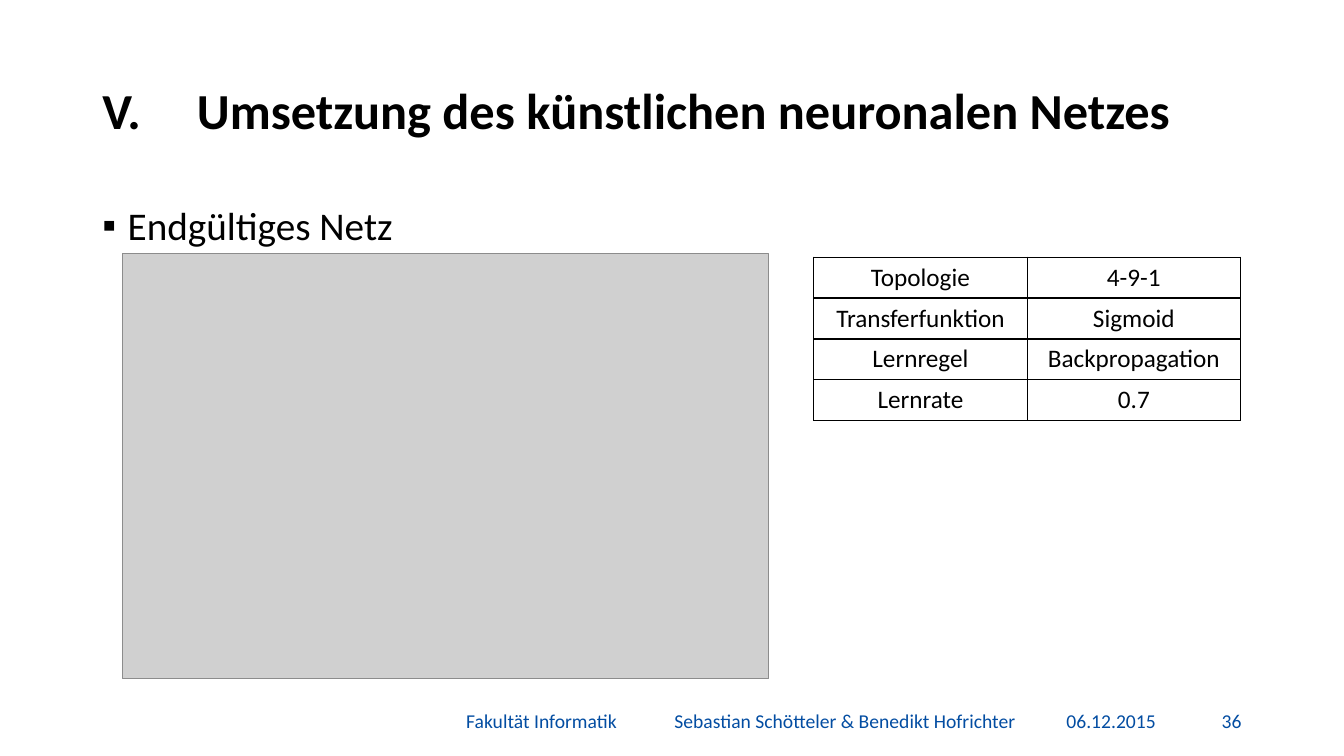
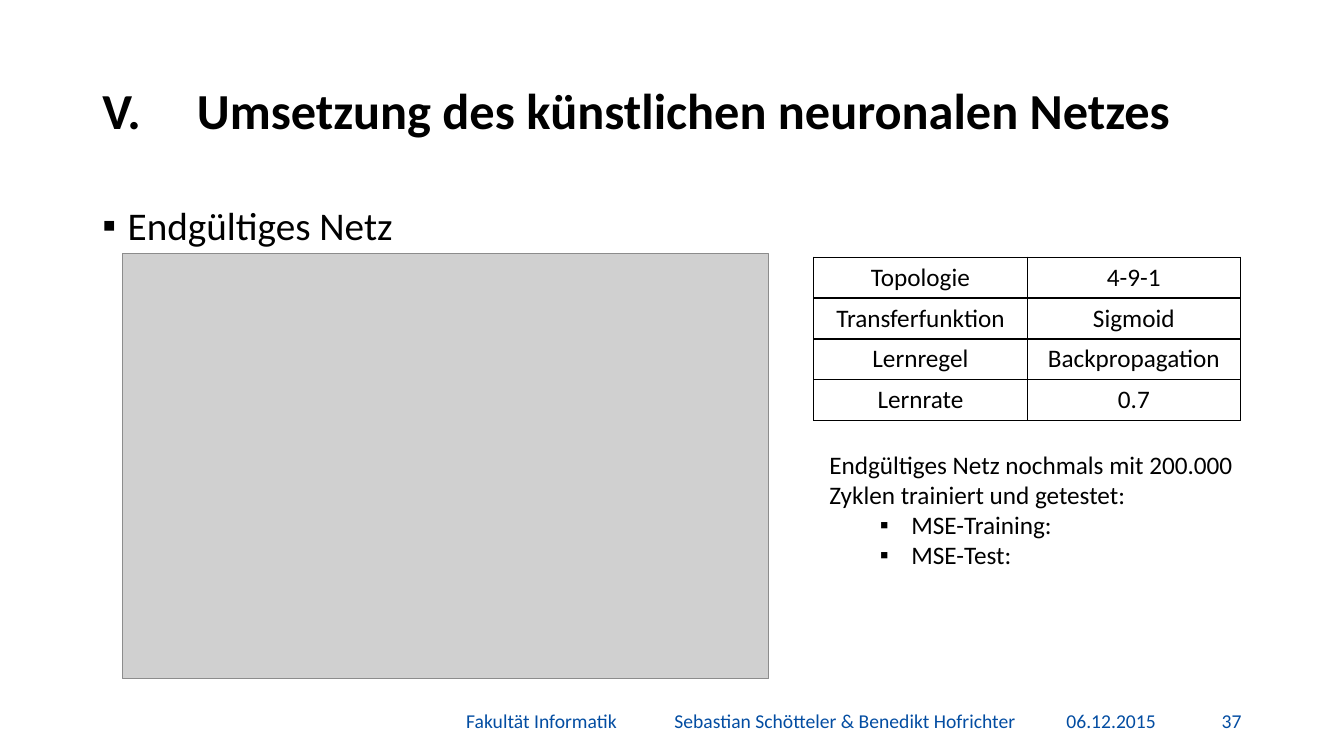
Before and after one commit to BenediktGitGit/soco15, a slide deck: slide 38 of 3b) Vortrag/Präsentation.pptx (slide 37 before the commit). Drawn at 1344x756 pixels with LibreOffice and Linux fonts; fonts in the diff are those of the drawing; grey boxes stand for pictures; background and template pictures are left out. Boxes give left, top, right and bottom in pixels: in the first picture for what was removed or moved away, otherwise in the second. Text is boxed around its words. In the diff, an @@ line names an element or a change of style, - is before the commit and + after.

```diff
--- a/3b) Vortrag/Präsentation.pptx
+++ b/3b) Vortrag/Präsentation.pptx
@@ text added at box(829, 456, 1232, 565), 18 pt, text #000000 @@
+Endgültiges Netz nochmals mit 200.000 Zyklen trainiert und getestet:
+  ▪ MSE-Training:
+  ▪ MSE-Test:
@@ page number at box(1222, 715, 1242, 728): text changed @@
-36
+37
```
Also in this commit, not shown: 5 other slides changed, 1 slide added, 3 other files.
